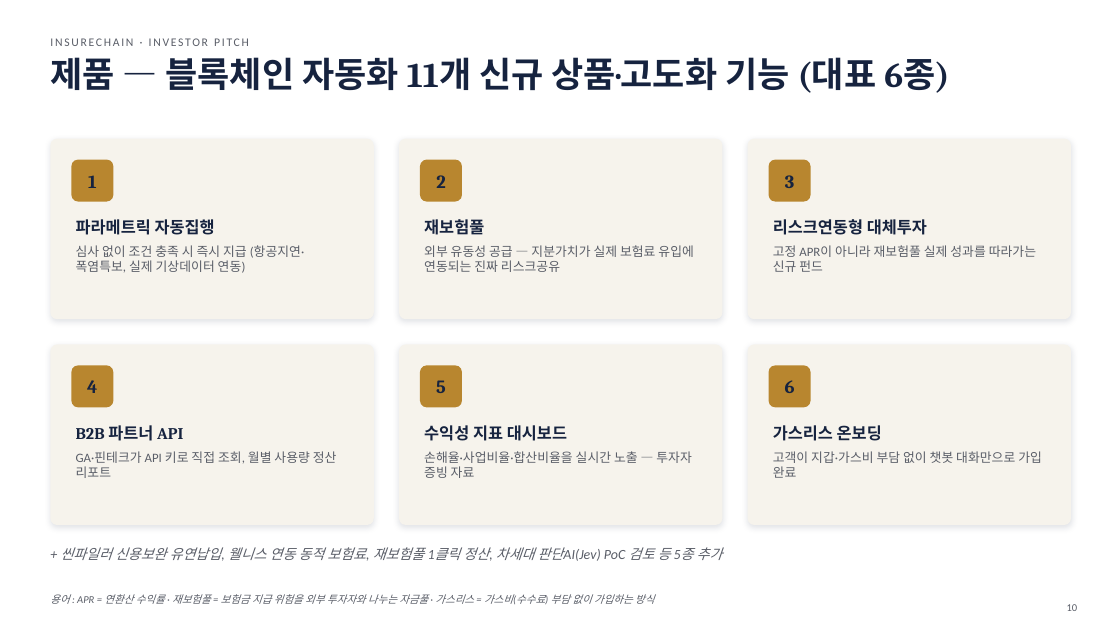
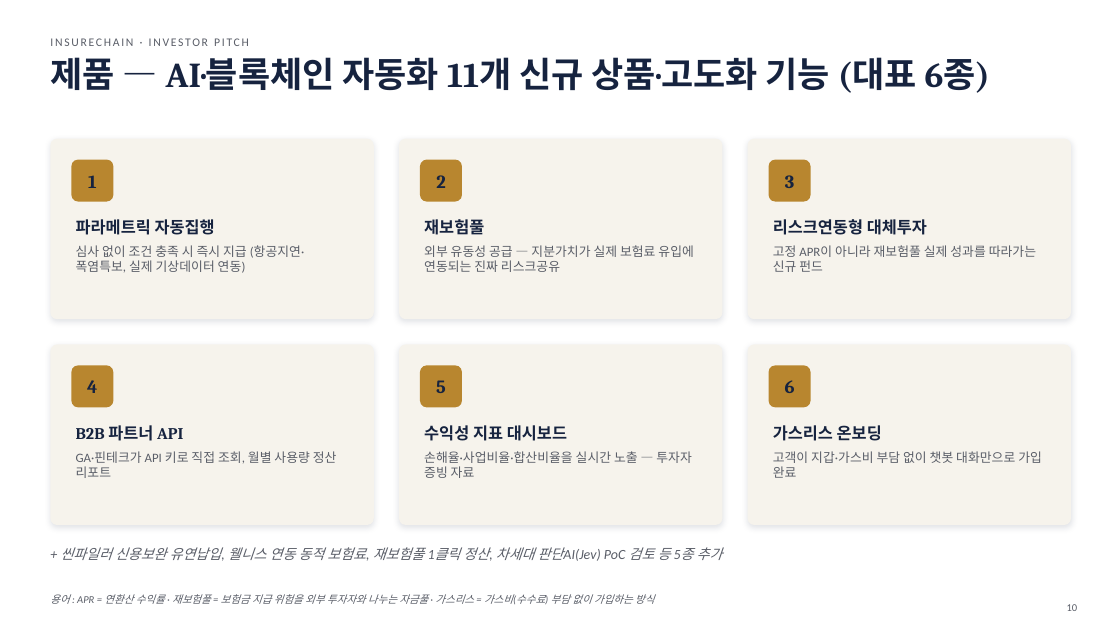
Before and after one commit to leeyonsei78/capstone_project_alpha, a slide deck: slide 10 of 인슈어체인_투자피칭_발표자료.pptx. Drawn at 1120x630 pixels with LibreOffice and Linux fonts; fonts in the diff are those of the drawing. Boxes give left, top, right and bottom in pixels: in the first picture for what was removed or moved away, otherwise in the second. Text is boxed around its words. In the diff, an @@ line names an element or a change of style, - is before the commit and + after.

```diff
--- a/인슈어체인_투자피칭_발표자료.pptx
+++ b/인슈어체인_투자피칭_발표자료.pptx
@@ title at box(50, 57, 990, 93): text changed @@
-제품 — 블록체인 자동화 11개 신규 상품·고도화 기능 (대표 6종)
+제품 — AI·블록체인 자동화 11개 신규 상품·고도화 기능 (대표 6종)
```
Also in this commit, not shown: 1 other slide changed, 1 other file.
